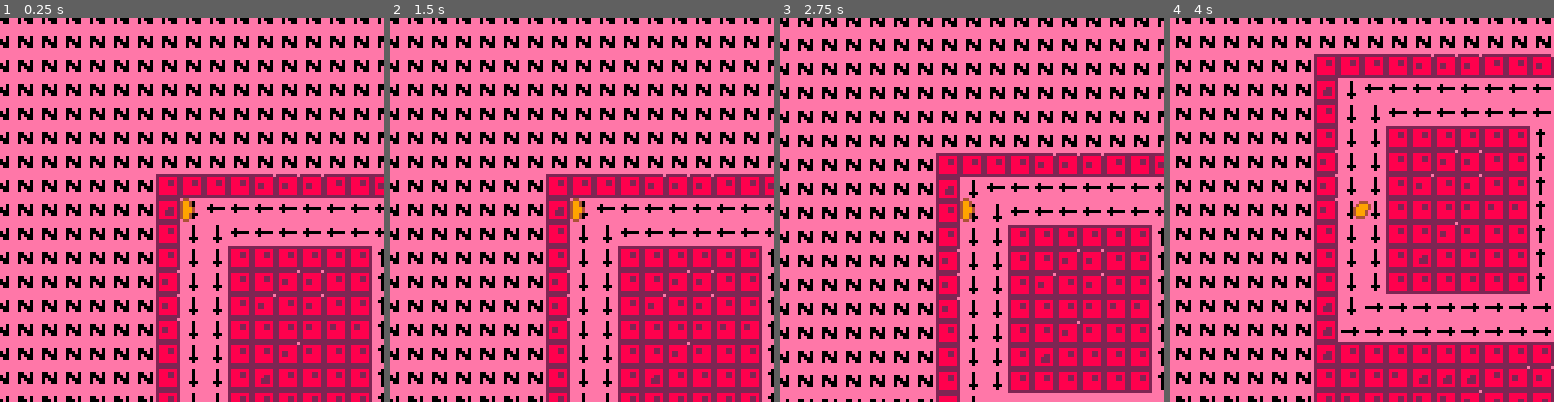
Above: before the commit, frames 1-4 (left to right).
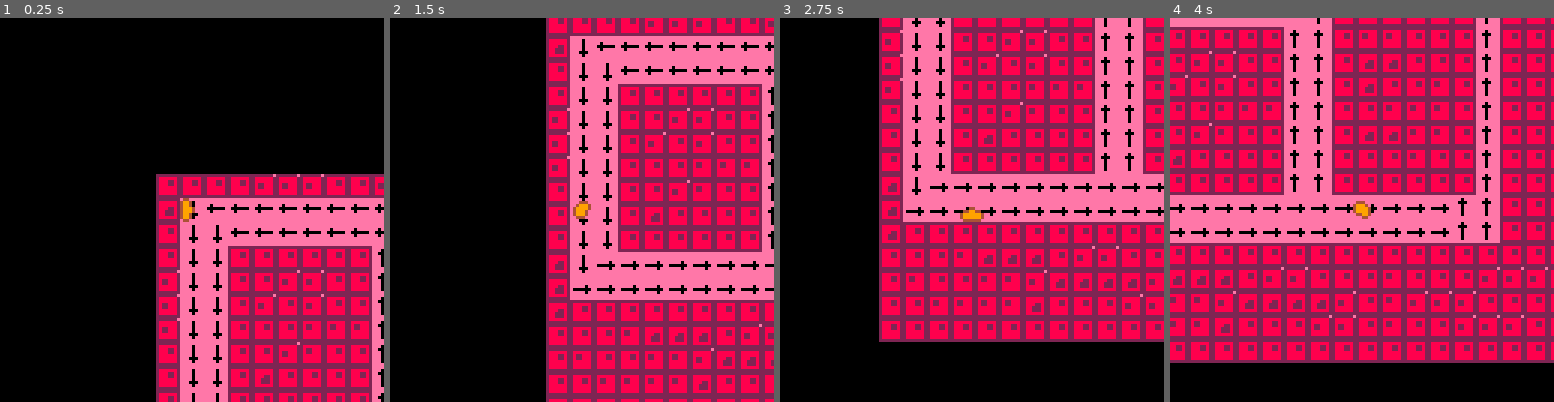
Above: after the commit, the same moments.

Repository: Compynerd255/thehansinator-ludum-dare-38
Game: PICO-8 cartridge game.p8
The game is run twice, just before and just after one commit, with the same random seed, the same clock (stepped at 60 frames per second) and the same inputs.
Inputs:
- Up to frame 1 (0.25 s): no input
- Up to frame 2 (1.5 s): tap O (Z key) at 0.33, 0.7, 1.43 s; tap X (X key) at 1.07 s
- Up to frame 3 (2.75 s): hold Left 1.97-2.37 s; tap X (X key) at 2.07, 2.4, 2.73 s; tap O (Z key) at 2.22 s; hold Down from 2.42 s (still down)
- Up to frame 4 (4 s): release Down at 2.82 s; hold Right 2.87-3.53 s; tap X (X key) at 3.07, 3.4, 3.73 s; tap O (Z key) at 3.1, 3.98 s; hold Up from 3.58 s (still down)

The runs differ from the first frame. In frame 1, 51% of the frame differs, in the area x 0-100%, y 0-100%; in frame 2, 71%; in frame 3, 74%; in frame 4, 82%.

Commit message:
Added block destruction

Diff:
--- a/game.p8
+++ b/game.p8
@@ -127,6 +127,31 @@
  end
 end
 
+--press 🅾️ to detach
+if btnp(4) then
+ player.sticking=false
+ player.stretch=0
+end
+
+--press ❎ to destroy cell
+if btnp(5) then
+ if is_solid(
+  belowpos.x,
+  belowpos.y)
+ then
+  local m=mget(
+   flr(belowpos.x),
+   flr(belowpos.y))
+  local mcol=flr((m-16)/4)
+  if player.color != mcol then
+   mset(
+    flr(belowpos.x),
+    flr(belowpos.y),
+    5)
+  end
+ end
+end
+
 end
 
 function update_player_float()
@@ -258,14 +283,14 @@
 
 end
 __gfx__
-eeeeeeeeeeeeeeeeeeeeeeeeeeeeeeeeeeeeeeeeeeeeeeeeeeeeeeeeeeeeeeeeeeeeeeeeeeeeeeeeeeeeeeeeeeeeeeeeeeeeeeeeeeeeeeeeeeeeeeeeeeeeeeee
-eeeeeeeeeeeeeeeeeeeeeeeeeee0eeeeeeee0eeeeeeeeeeeeeeeeeeeeeeeeeeeeeeeeeeeeeeeeeeeeeeeeeeeeeeeeeeeeeeeeeeeeeeeeeeeeeeeeeeeeeeeeeee
-ee00ee0eee0eeeeeeeeeeeeeee000eeeeeee0eeeeeeeeeeeeeeeeeeeeeeeeeeeeeeeeeeeeeeeeeeeeeeeeeeeeeeeeeeeeeeeeeeeeeeeeeeeeeeeeeeeeeeeeeee
-ee000e0ee000000eeeeee0eeeee0eeeeeeee0eeeeeeeeeeeeeeeeeeeeeeeeeeeeeeeeeeeeeeeeeeeeeeeeeeeeeeeeeeeeeeeeeeeeeeeeeeeeeeeeeeeeeeeeeee
-ee0e000eee0eeeeee000000eeee0eeeeeeee0eeeeeeeeeeeeeeeeeeeeeeeeeeeeeeeeeeeeeeeeeeeeeeeeeeeeeeeeeeeeeeeeeeeeeeeeeeeeeeeeeeeeeeeeeee
-ee0ee00eeeeeeeeeeeeee0eeeee0eeeeeee000eeeeeeeeeeeeeeeeeeeeeeeeeeeeeeeeeeeeeeeeeeeeeeeeeeeeeeeeeeeeeeeeeeeeeeeeeeeeeeeeeeeeeeeeee
-eeeeeeeeeeeeeeeeeeeeeeeeeee0eeeeeeee0eeeeeeeeeeeeeeeeeeeeeeeeeeeeeeeeeeeeeeeeeeeeeeeeeeeeeeeeeeeeeeeeeeeeeeeeeeeeeeeeeeeeeeeeeee
-eeeeeeeeeeeeeeeeeeeeeeeeeeeeeeeeeeeeeeeeeeeeeeeeeeeeeeeeeeeeeeeeeeeeeeeeeeeeeeeeeeeeeeeeeeeeeeeeeeeeeeeeeeeeeeeeeeeeeeeeeeeeeeee
+00000000eeeeeeeeeeeeeeeeeeeeeeeeeeeeeeeeeeeeeeeeeeeeeeeeeeeeeeeeeeeeeeeeeeeeeeeeeeeeeeeeeeeeeeeeeeeeeeeeeeeeeeeeeeeeeeeeeeeeeeee
+00000000eeeeeeeeeeeeeeeeeee0eeeeeeee0eeeee000eeeeeeeeeeeeeeeeeeeeeeeeeeeeeeeeeeeeeeeeeeeeeeeeeeeeeeeeeeeeeeeeeeeeeeeeeeeeeeeeeee
+00000000ee0eeeeeeeeeeeeeee000eeeeeee0eeeee0ee0eeeeeeeeeeeeeeeeeeeeeeeeeeeeeeeeeeeeeeeeeeeeeeeeeeeeeeeeeeeeeeeeeeeeeeeeeeeeeeeeee
+00000000e000000eeeeee0eeeee0eeeeeeee0eeeee0ee0eeeeeeeeeeeeeeeeeeeeeeeeeeeeeeeeeeeeeeeeeeeeeeeeeeeeeeeeeeeeeeeeeeeeeeeeeeeeeeeeee
+00000000ee0eeeeee000000eeee0eeeeeeee0eeeee0ee0eeeeeeeeeeeeeeeeeeeeeeeeeeeeeeeeeeeeeeeeeeeeeeeeeeeeeeeeeeeeeeeeeeeeeeeeeeeeeeeeee
+00000000eeeeeeeeeeeee0eeeee0eeeeeee000eeee0ee0eeeeeeeeeeeeeeeeeeeeeeeeeeeeeeeeeeeeeeeeeeeeeeeeeeeeeeeeeeeeeeeeeeeeeeeeeeeeeeeeee
+00000000eeeeeeeeeeeeeeeeeee0eeeeeeee0eeeeeeeeeeeeeeeeeeeeeeeeeeeeeeeeeeeeeeeeeeeeeeeeeeeeeeeeeeeeeeeeeeeeeeeeeeeeeeeeeeeeeeeeeee
+00000000eeeeeeeeeeeeeeeeeeeeeeeeeeeeeeeeeeeeeeeeeeeeeeeeeeeeeeeeeeeeeeeeeeeeeeeeeeeeeeeeeeeeeeeeeeeeeeeeeeeeeeeeeeeeeeeeeeeeeeee
 222222222222222e2222222222222222111111111111111e1111111111111111333333333333333e3333333333333333444444444444444e4444444444444444
 288888822888888228888882288888821cccccc11cccccc11cccccc11cccccc13bbbbbb33bbbbbb33bbbbbb33bbbbbb349999994499999944999999449999994
 288822822888888228888882282288821ccc11c11cccccc11cccccc11c11ccc13bbb33b33bbbbbb33bbbbbb33b33bbb349994494499999944999999449449994
@@ -388,7 +413,7 @@
 eeeeeeeeeeeeeeeeeeeeeeeeeeeeeeeeeeeeeeeeeeeeeeeeeeeeeeeeeeeeeeeeeeeeeeeeeeeeeeeeeeeeeeeeeeeeeeeeeeeeeeeeeeeeeeeeeeeeeeeeeeeeeeee
 
 __gff__
-0000000000000000000000000000000002020202020202020202020202020202000000000000000000000000000000000000000000000000000000000000000000000000000000000000000000000000000000000000000000000000000000000000000000000000000000000000000000000000000000000000000000000000
+0200000000000000000000000000000002020202020202020202020202020202000000000000000000000000000000000000000000000000000000000000000000000000000000000000000000000000000000000000000000000000000000000000000000000000000000000000000000000000000000000000000000000000
 0000000000000000000000000000000000000000000000000000000000000000000000000000000000000000000000000000000000000000000000000000000000000000000000000000000000000000000000000000000000000000000000000000000000000000000000000000000000000000000000000000000000000000
 __map__
 1010101011111110101111101010101010101010101013131313131310101000000000000000000000000000000000000000000000000000000000000000000000000000000000000000000000000000000000000000000000000000000000000000000000000000000000000000000000000000000000000000000000000000
Not shown, changed: sprites/spritesheet.ase
Not shown, changed: sprites/spritesheet.png
